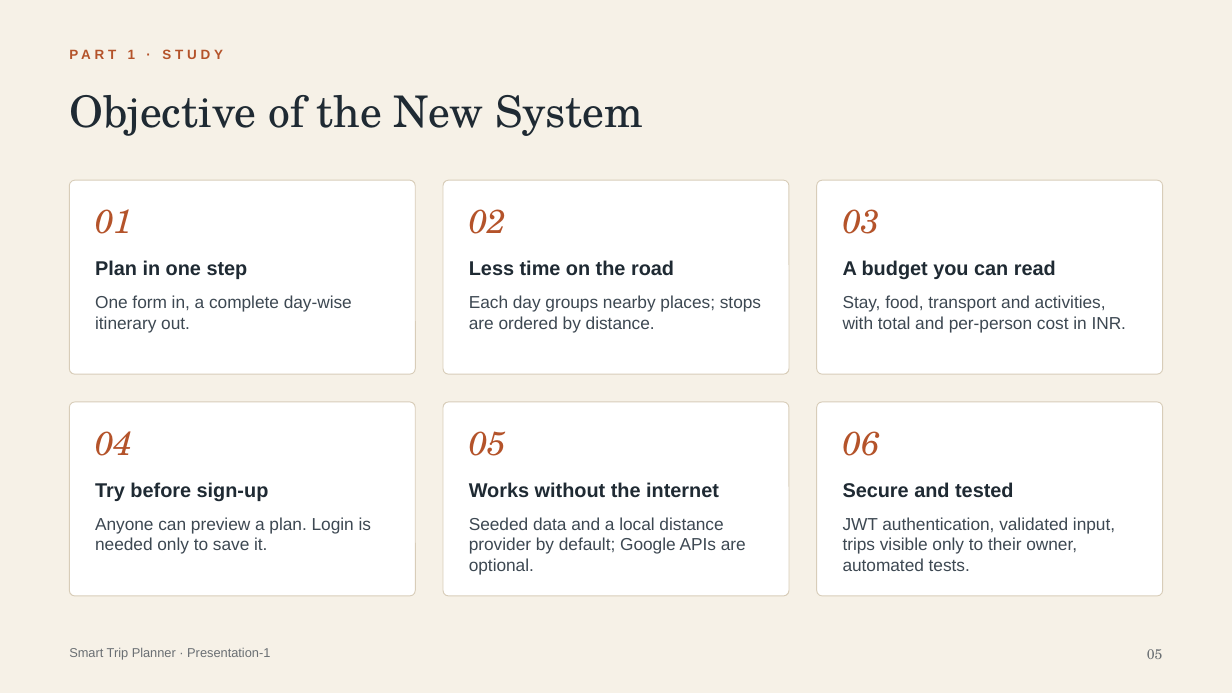
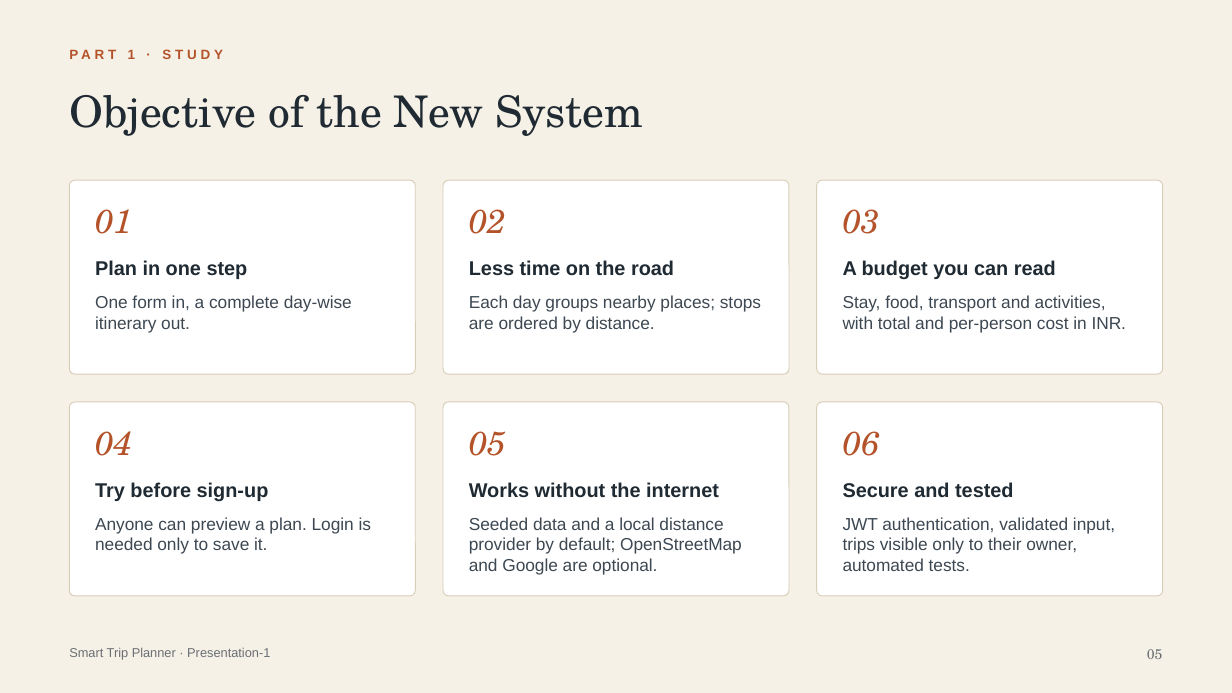
Before and after one commit to krishnakm143/smart-trip-planner, a slide deck: slide 5 of docs/Smart_Trip_Planner_Presentation1.pptx. Drawn at 1232x693 pixels with LibreOffice and Linux fonts; fonts in the diff are those of the drawing. Boxes give left, top, right and bottom in pixels: in the first picture for what was removed or moved away, otherwise in the second. Text is boxed around its words. In the diff, an @@ line names an element or a change of style, - is before the commit and + after.

```diff
--- a/docs/Smart_Trip_Planner_Presentation1.pptx
+++ b/docs/Smart_Trip_Planner_Presentation1.pptx
@@ text at <box>469,517,742,575</box>: text changed @@
-Seeded data and a local distance provider by default; Google APIs are optional.
+Seeded data and a local distance provider by default; OpenStreetMap and Google are optional.
```
Also in this commit, not shown: 12 other slides changed, 24 other files.
